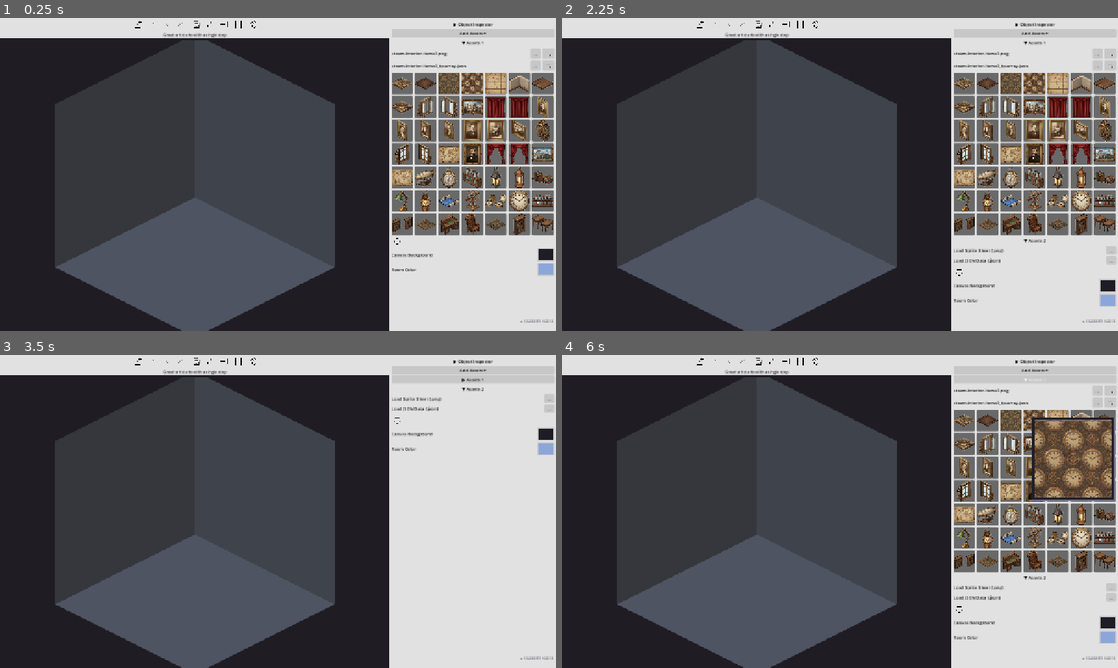
Above: before the commit, frames 1-4 (two rows, left to right).
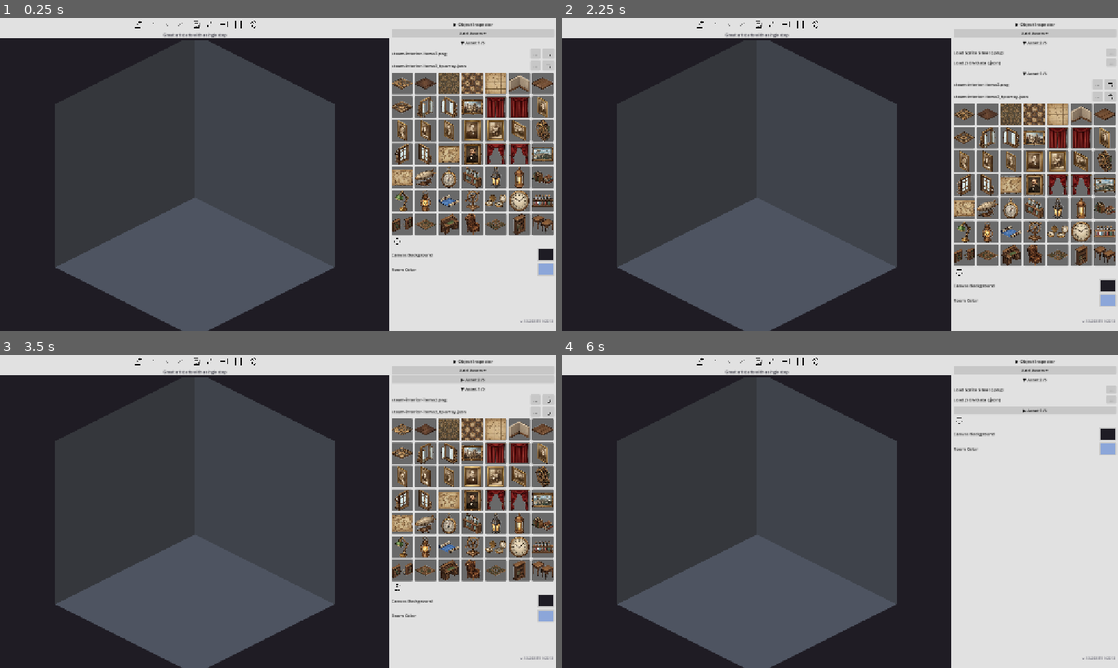
Above: after the commit, the same moments.

Repository: imehesz/two-wall-isometric-world-terrain-constructor-suit
Game: Godot game, scene res://scenes/MainEditor.tscn
Same seed, same stepped clock (60 frames per second), same inputs: the game is played once before the commit and once after it.
Inputs (mouse positions are in pixels of both pictures, inside the frame that each line leads up to):
- Up to frame 1 (0.25 s): no input
- Up to frame 2 (2.25 s): click "▶ Object Inspector" at 0.5 s; click "▼ Object Inspector" at 1.25 s; click "Add Assets +" at 2 s
- Up to frame 3 (3.5 s): click (472, 380) at 2.75 s, where only the run before the commit has a clickable "▼ Assets 1"
- Up to frame 4 (6 s): click (1034, 380) at 3.5 s, where only the run before the commit has a clickable "▶ Assets 1"; click (1034, 380) at 4.25 s, where only the run after the commit has a clickable "▼ Asset 2/5"; click (1034, 380) at 5 s, where only the run after the commit has a clickable "▶ Asset 2/5"; click (1034, 411) at 5.75 s, where only the run after the commit has a clickable "▼ Asset 1/5"

The runs differ from the first frame. In frame 1, less than 0.1% of the frame differs, in the area x 82-88%, y 7-9%; in frame 2, 14%; in frame 3, 14%; in frame 4, 16%, in the area x 70-100%, y 6-93%.

Commit message:
Limiting asset packs to 5, new asset pair goes on top

Diff:
--- a/scripts/MainEditor.gd
+++ b/scripts/MainEditor.gd
@@ -21,6 +21,8 @@
 	"Let creativity flow",
 	"Every scene tells a story",
 ]
+
+const MAX_ASSETS = 5
 
 
 # ════════════════════════════════════════════════════════════
@@ -828,12 +830,13 @@
 	var btn: Button = section.get_node_or_null("HeaderButton")
 	var content: Control = section.get_node_or_null("Content")
 	if btn and content:
-		var title := btn.text.replace("\u25bc ", "").replace("\u25b6 ", "")
-		btn.pressed.connect(_toggle_section.bind(btn, content, title))
-
-
-func _toggle_section(btn: Button, content: Control, title: String) -> void:
+		btn.pressed.connect(_toggle_section.bind(btn, content))
+
+
+func _toggle_section(btn: Button, content: Control) -> void:
 	content.visible = !content.visible
+	# Strip arrow prefix (2 chars: arrow + space) and prepend new arrow
+	var title = btn.text.substr(2)
 	btn.text = ("\u25bc " if content.visible else "\u25b6 ") + title
 
 
@@ -854,6 +857,9 @@
 	_confirm_dialog.dialog_text = "Remove this asset set and all its assets from the canvas?"
 	add_child(_confirm_dialog)
 	_confirm_dialog.confirmed.connect(_on_confirm_removal)
+	_max_assets_dialog = ConfirmationDialog.new()
+	_max_assets_dialog.dialog_text = "Please Remove an asset to add a new one.\n\nWARNING: This will remove all the objects from that pack!"
+	add_child(_max_assets_dialog)
 
 
 func _on_confirm_removal() -> void:
@@ -867,6 +873,9 @@
 # ════════════════════════════════════════════════════════════
 
 func _on_add_assets_pressed() -> void:
+	if asset_sets.size() >= MAX_ASSETS:
+		_max_assets_dialog.popup_centered()
+		return
 	_next_set_id += 1
 	_set_count += 1
 	var set_id := _next_set_id
@@ -885,6 +894,8 @@
 	}
 	asset_sets.append(entry)
 	asset_sections_container.add_child(entry["section"])
+	asset_sections_container.move_child(entry["section"], 0)
+	_relabel_asset_sections()
 
 
 
@@ -897,7 +908,7 @@
 	btn.name = "HeaderButton"
 	btn.flat = true
 	btn.size_flags_horizontal = Control.SIZE_EXPAND_FILL
-	btn.text = "▼ Assets %d" % number
+	btn.text = "▼ Asset %d/%d" % [number, MAX_ASSETS]
 	btn.clip_text = true
 	section.add_child(btn)
 
@@ -908,7 +919,7 @@
 	section.add_child(content)
 
 	# Connect toggle
-	btn.pressed.connect(_toggle_section.bind(btn, content, "Assets %d" % number))
+	btn.pressed.connect(_toggle_section.bind(btn, content))
 
 	# PNG row
 	var png_row := HBoxContainer.new()
@@ -1254,6 +1265,20 @@
 	if s["section"]:
 		s["section"].queue_free()
 	asset_sets.remove_at(idx)
+	_relabel_asset_sections()
+
+
+func _relabel_asset_sections() -> void:
+	# Update header labels: bottom = 1/5, top = 5/5 (oldest at bottom, newest at top)
+	var children = asset_sections_container.get_children()
+	var total = children.size()
+	for i in range(total):
+		var btn: Button = children[i].get_node_or_null("HeaderButton")
+		if btn:
+			var is_collapsed = btn.text.begins_with("\u25b6")
+			var arrow = "\u25b6 " if is_collapsed else "\u25bc "
+			# Bottom child (i=total-1) → 1/5, top child (i=0) → total/5
+			btn.text = arrow + "Asset %d/%d" % [total - i, MAX_ASSETS]
 
 
 # ════════════════════════════════════════════════════════════
@@ -1930,6 +1955,7 @@
 		asset_sections_container.add_child(s["section"])
 		_update_set_ui(set_id)
 		_try_build_set(set_id)
+	_relabel_asset_sections()
 	print("[TWIWCS] _deserialize_asset_sets done — total sets: ", asset_sets.size())
 
 
--- a/scripts/editor_base.gd
+++ b/scripts/editor_base.gd
@@ -83,6 +83,7 @@
 
 # ── Confirm dialog ───────────────────────────────────────────
 var _confirm_dialog: ConfirmationDialog
+var _max_assets_dialog: ConfirmationDialog
 var _pending_removal_id: int = -1
 
 # Phase 5: Pan state
